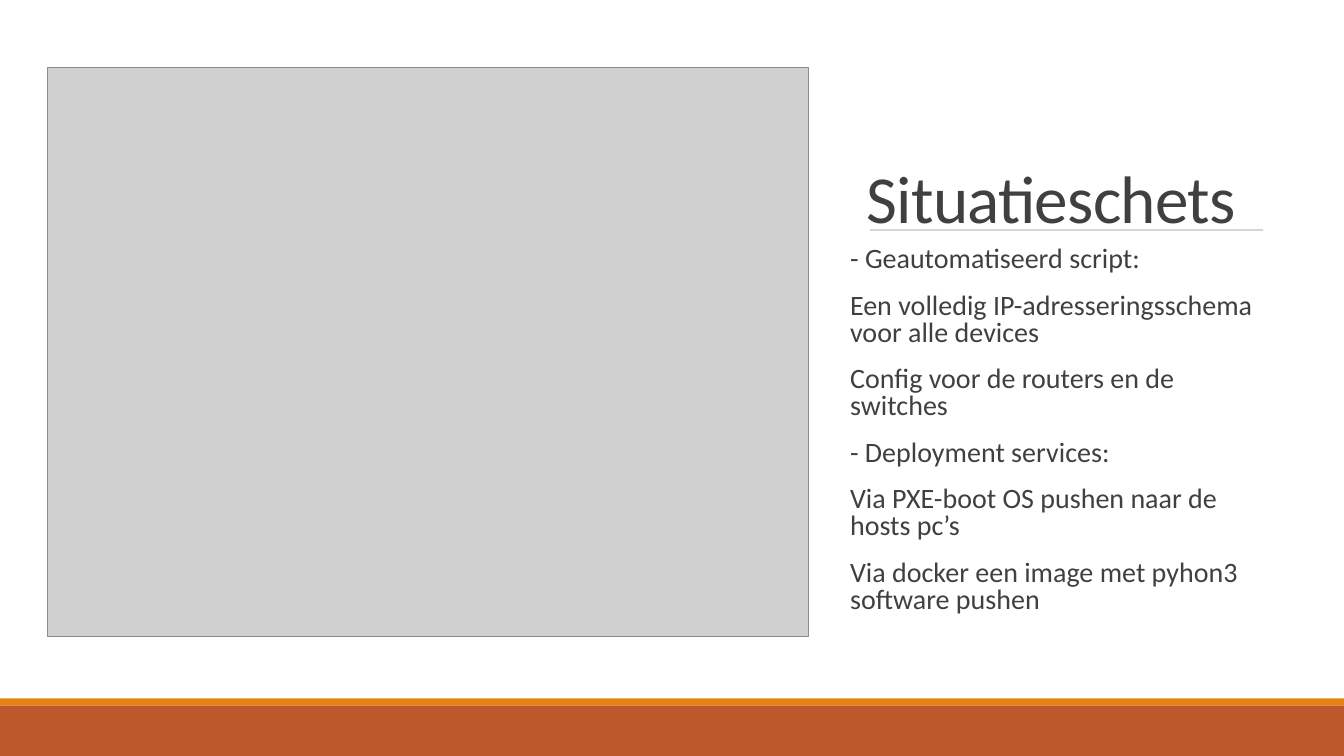
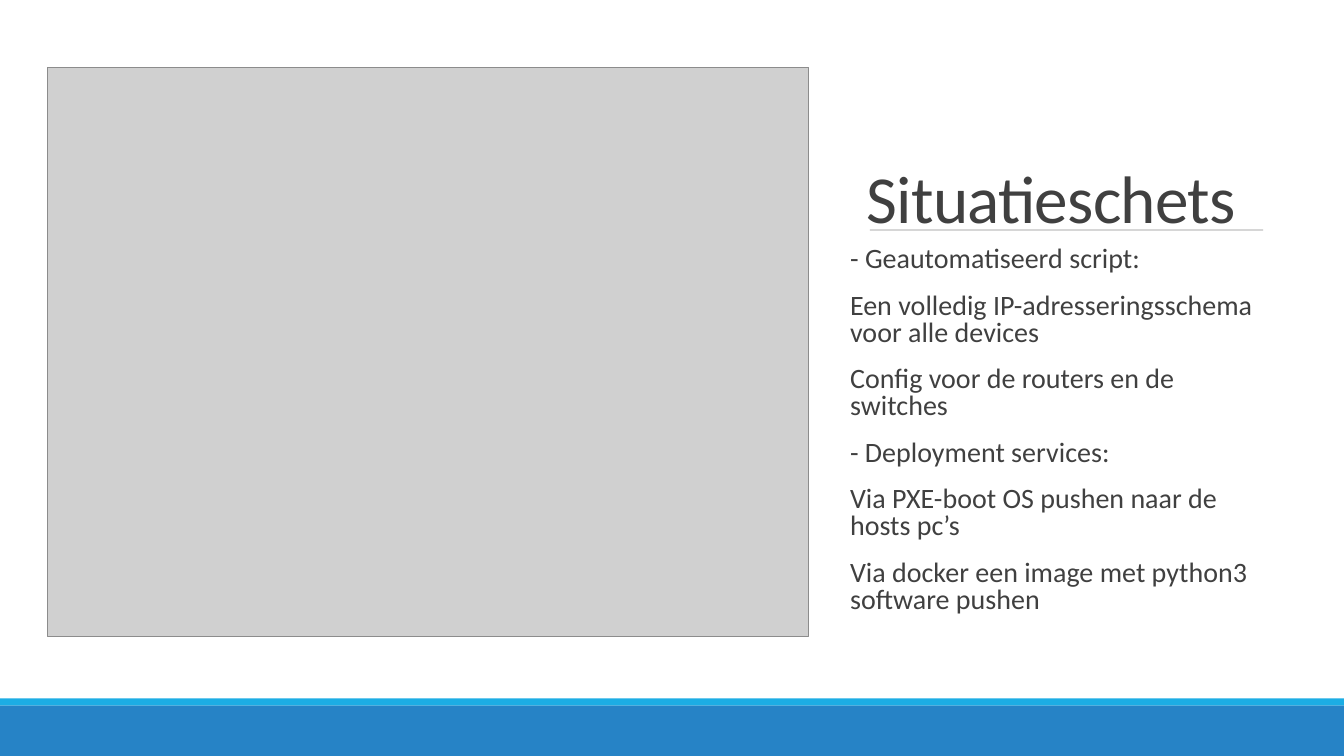
Before and after one commit to JouriTas/Projectwerk-IT-project, a slide deck: slide 5 of Scrum Artifacts/Sprint5/IT-Projectwerk 2022.pptx. Drawn at 1344x756 pixels with LibreOffice and Linux fonts; fonts in the diff are those of the drawing; grey boxes stand for pictures. Boxes give left, top, right and bottom in pixels: in the first picture for what was removed or moved away, otherwise in the second. Text is boxed around its words. In the diff, an @@ line names an element or a change of style, - is before the commit and + after.

Commit message:
update powerpoint

```diff
--- a/Scrum Artifacts/Sprint5/IT-Projectwerk 2022.pptx
+++ b/Scrum Artifacts/Sprint5/IT-Projectwerk 2022.pptx
@@ text at box(850, 562, 1247, 614): text changed @@
-  Via docker een image met pyhon3 software pushen
+  Via docker een image met python3 software pushen
@@ rectangle at box(0, 699, 1344, 706): fill #E48312 to #1CADE4 @@
@@ rectangle at box(0, 706, 1344, 756): fill #BD582C to #2683C6 @@
```
Also in this commit, not shown: 11 other slides changed, 3 slides added.
